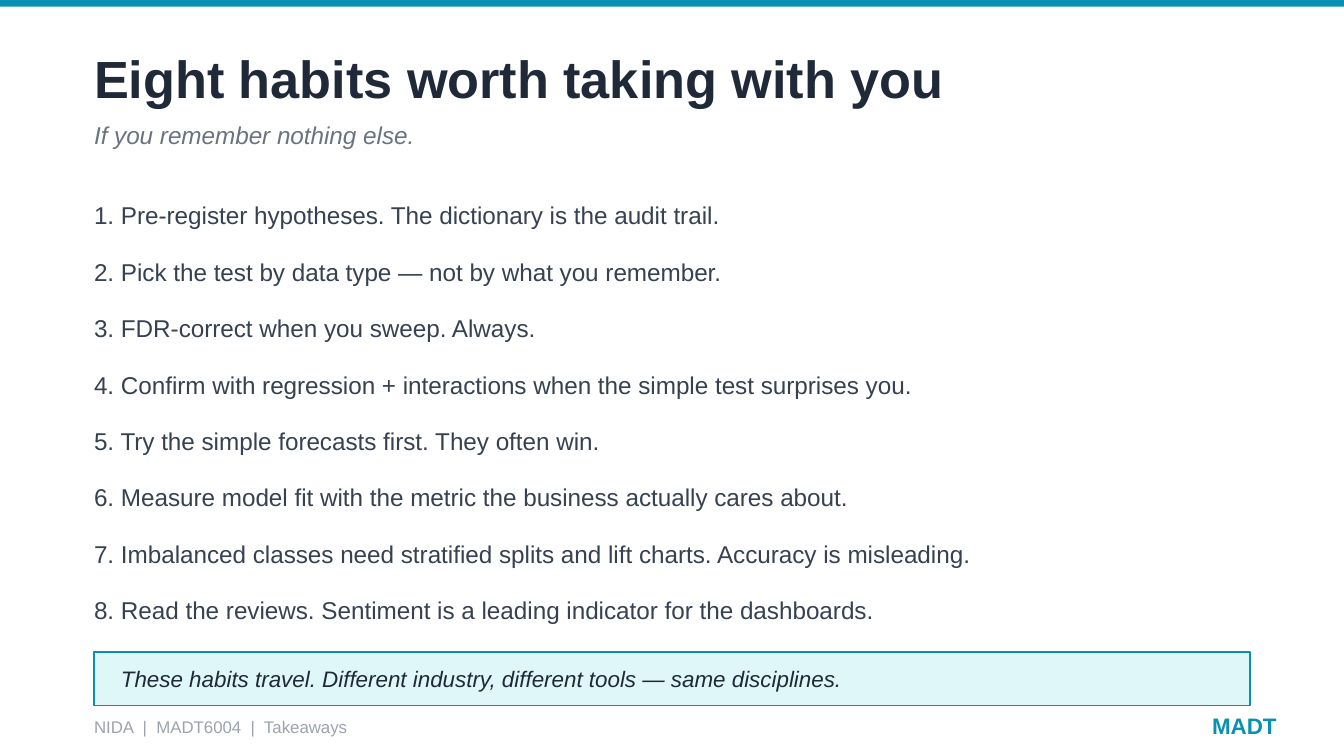
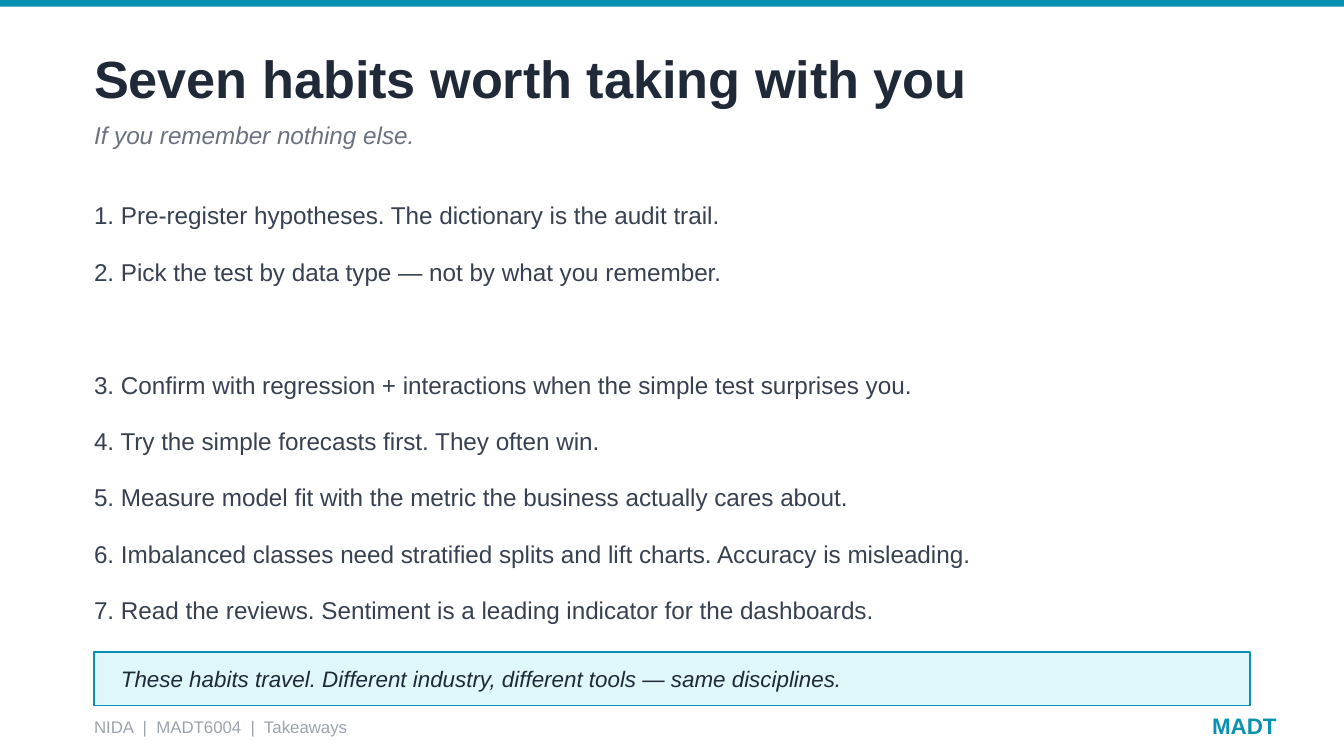
Before and after one commit to thanachart/MADT6004, a slide deck: slide 29 of Integrated Data Analytics Exercise/slides/MADT6004_Wrap_Up_Session.pptx. Drawn at 1344x756 pixels with LibreOffice and Linux fonts; fonts in the diff are those of the drawing. Boxes give left, top, right and bottom in pixels: in the first picture for what was removed or moved away, otherwise in the second. Text is boxed around its words. In the diff, an @@ line names an element or a change of style, - is before the commit and + after.

```diff
--- a/Integrated Data Analytics Exercise/slides/MADT6004_Wrap_Up_Session.pptx
+++ b/Integrated Data Analytics Exercise/slides/MADT6004_Wrap_Up_Session.pptx
@@ text at (x1=94, y1=60, x2=967, y2=108): text changed @@
-Eight habits worth taking with you
+Seven habits worth taking with you
@@ text removed at (x1=94, y1=319, x2=535, y2=342) @@
-3. FDR-correct when you sweep. Always.
@@ text at (x1=94, y1=376, x2=912, y2=399): text changed @@
-4. Confirm with regression + interactions when the simple test surprises you.
+3. Confirm with regression + interactions when the simple test surprises you.
@@ text at (x1=94, y1=432, x2=599, y2=455): text changed @@
-5. Try the simple forecasts first. They often win.
+4. Try the simple forecasts first. They often win.
@@ text at (x1=94, y1=488, x2=847, y2=511): text changed @@
-6. Measure model fit with the metric the business actually cares about.
+5. Measure model fit with the metric the business actually cares about.
@@ text at (x1=94, y1=545, x2=970, y2=568): text changed @@
-7. Imbalanced classes need stratified splits and lift charts. Accuracy is misleading.
+6. Imbalanced classes need stratified splits and lift charts. Accuracy is misleading.
@@ text at (x1=94, y1=601, x2=873, y2=624): text changed @@
-8. Read the reviews. Sentiment is a leading indicator for the dashboards.
+7. Read the reviews. Sentiment is a leading indicator for the dashboards.
```
Also in this commit, not shown: 2 other slides changed, 1 other file.
